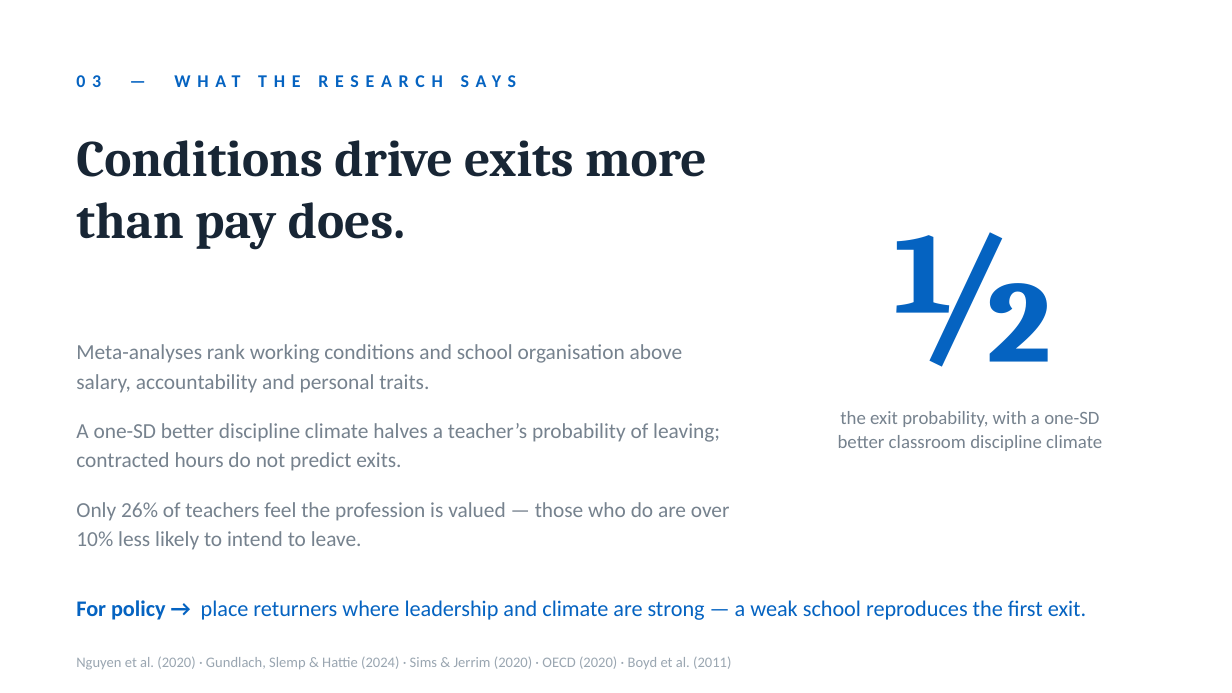
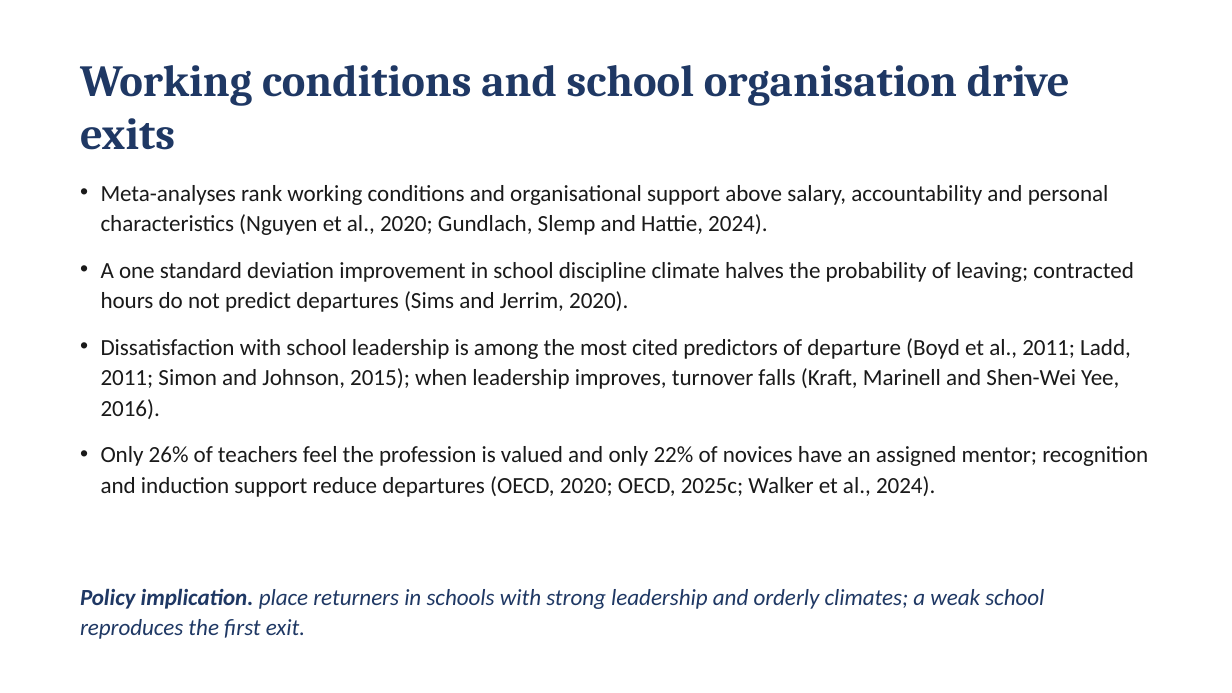
Before and after one commit to jedr1-ship-it/Former-Teachers, a slide deck: slide 4 of Former_Teachers_key_messages.pptx. Drawn at 1232x693 pixels with LibreOffice and Linux fonts; fonts in the diff are those of the drawing. Boxes give left, top, right and bottom in pixels: in the first picture for what was removed or moved away, otherwise in the second. Text is boxed around its words. In the diff, an @@ line names an element or a change of style, - is before the commit and + after.

```diff
--- a/Former_Teachers_key_messages.pptx
+++ b/Former_Teachers_key_messages.pptx
@@ text "Working conditions and school organisation ..." at (80,65,1070,150): vertical alignment middle to top @@
@@ text at (80,65,1070,150): text changed; size 10.5 to 26 pt; font Calibri to Cambria; text colour #0563C1 to #1F3864 @@
-03 — WHAT THE RESEARCH SAYS
+Working conditions and school organisation drive exits
@@ text at (101,185,1148,497): text changed; size 30 to 13.5 pt; font Cambria to Calibri; text colour #182635 to #1A1A1A; bold off @@
-Conditions drive exits more than pay does.
+• Meta-analyses rank working conditions and organisational support above salary, accountability and personal characteristics (Nguyen et al., 2020; Gundlach, Slemp and Hattie, 2024).
+• A one standard deviation improvement in school discipline climate halves the probability of leaving; contracted hours do not predict departures (Sims and Jerrim, 2020).
+• Dissatisfaction with school leadership is among the most cited predictors of departure (Boyd et al., 2011; Ladd, 2011; Simon and Johnson, 2015); when leadership improves, turnover falls (Kraft, Marinell and Shen-Wei Yee, 2016).
+• Only 26% of teachers feel the profession is valued and only 22% of novices have an assigned mentor; recognition and induction support reduce departures (OECD, 2020; OECD, 2025c; Walker et al., 2024).
@@ text removed at (885,232,1055,367) @@
-½
@@ text removed at (76,344,730,550) @@
-Meta-analyses rank working conditions and school organisation above salary, accountability and personal traits.
-A one-SD better discipline climate halves a teacher’s probability of leaving; contracted hours do not predict exits.
-Only 26% of teachers feel the profession is valued — those who do are over 10% less likely to intend to leave.
@@ text removed at (838,411,1102,451) @@
-the exit probability, with a one-SD
-better classroom discipline climate
@@ text at (80,588,1044,639): text changed; size 13 to 13.5 pt; text colour #0563C1 to #1F3864; italic on @@
-For policy → place returners where leadership and climate are strong — a weak school reproduces the first exit.
+Policy implication. place returners in schools with strong leadership and orderly climates; a weak school reproduces the first exit.
@@ text "Policy implication. place returners in ..." at (80,588,1044,639): vertical alignment middle to top @@
@@ text removed at (76,656,731,670) @@
-Nguyen et al. (2020) · Gundlach, Slemp & Hattie (2024) · Sims & Jerrim (2020) · OECD (2020) · Boyd et al. (2011)
```
Also in this commit, not shown: 4 other slides changed, 2 slides added, 2 slides removed.
